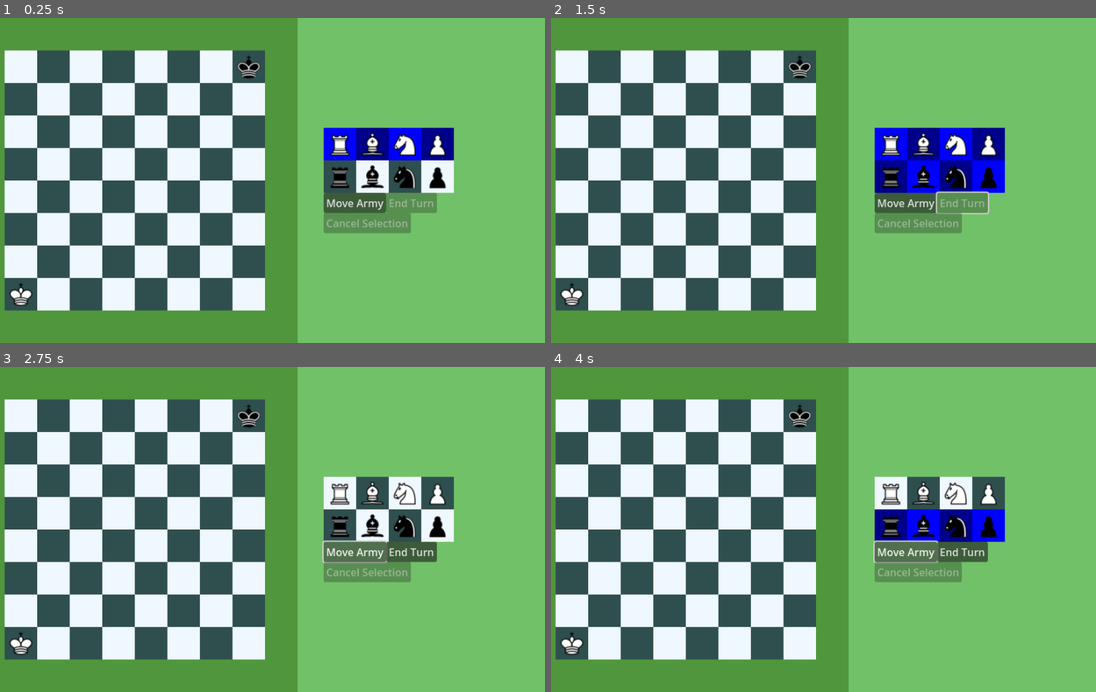
Above: before the commit, frames 1-4 (two rows, left to right).
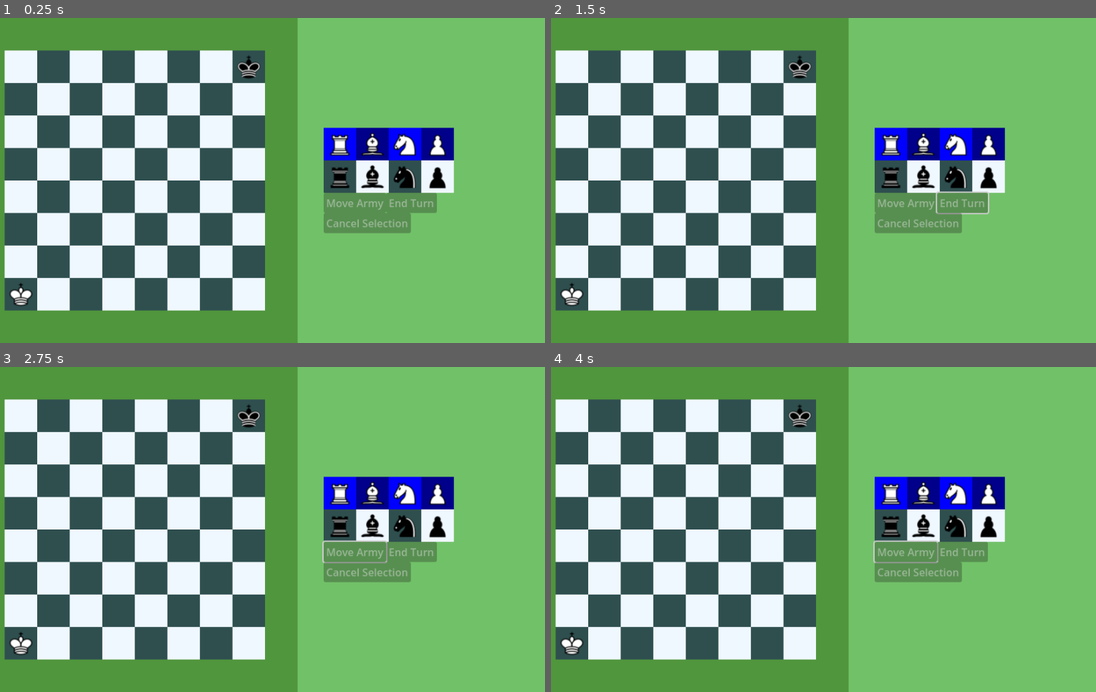
Above: after the commit, the same moments.

Repository: holerton/not-chess
Game: Godot game, scene res://scenes/gui.tscn
Same seed, same stepped clock (60 frames per second), same inputs: the game is played once before the commit and once after it.
Inputs (mouse positions are in pixels of both pictures, inside the frame that each line leads up to):
- Up to frame 1 (0.25 s): no input
- Up to frame 2 (1.5 s): click (905, 203) at 0.5 s, where only the run before the commit has a clickable "Move Army"; click (965, 203) at 1.25 s, where only the run before the commit has a clickable "End Turn"
- Up to frame 3 (2.75 s): click (354, 552) at 2 s, where only the run before the commit has a clickable "Move Army"
- Up to frame 4 (4 s): click (965, 552) at 2.75 s, where only the run before the commit has a clickable "End Turn"; click (905, 552) at 3.5 s, where only the run before the commit has a clickable "Move Army"

The runs differ from the first frame. In frame 1, 0.7% of the frame differs, in the area x 59-71%, y 53-60%; in frame 2, 2.5%; in frame 3, 3.1%; in frame 4, 5.0%, in the area x 59-84%, y 33-60%.

Commit message:
Fixes
- King capture rule\n- Moved button control to Game.gd\n- Can now cancel selection of a piece\n- Button bugs fixed

Diff:
--- a/scripts/Game.gd
+++ b/scripts/Game.gd
@@ -5,16 +5,15 @@
 signal start_turn
 signal move_army(moved_piece)
 
-var black: bool = false
 var army_to_move = []
 var active_chessboard_squares = []
 var attacked_chessboard_squares = []
 
 func _ready():
-	players = [Player.new("white"), Player.new("black")]
+	players = [Player.new("black"), Player.new("white")]
 	var kings = $ChessboardRect/Chessboard.basic_setup()
-	players[0].spawn_piece(kings[0])
-	players[1].spawn_piece(kings[1])
+	players[0].spawn_piece(kings[1])
+	players[1].spawn_piece(kings[0])
 	$LeftRect/PieceSpawner.basic_setup()
 	start_turn.emit()
 
@@ -23,6 +22,9 @@
 
 func get_chosen_piece():
 	return chosen_piece
+
+func swap_players():
+	self.players = [players[1], players[0]]
 
 func _process(delta):
 	pass
@@ -37,6 +39,13 @@
 	$ChessboardRect/Chessboard.flip_squares(active_chessboard_squares)
 
 func _on_chessboard_existing_piece_selected(piece):
+	if piece.name == "King":
+		piece.get_damage(1)
+		players[1].destroy_if_dead(piece)
+		$ChessboardRect/Chessboard.clear_square(piece)
+		$ChessboardRect/Chessboard.traverse(chosen_piece, piece.Position)
+		_on_end_turn()
+		return
 	clear_selection()
 	if chosen_piece != piece:
 		set_chosen_piece(piece)
@@ -59,26 +68,31 @@
 		flip_selection()
 
 func _on_start_turn():
+	$LeftRect/PieceSpawner.disable_end_button()
+	$LeftRect/PieceSpawner.disable_selection_button()
+	swap_players()
 	if players[0].is_alive() and players[1].is_alive():
-		var current_player = players[int(black)]
-		var pieces = current_player.get_possible_pieces()
-		$LeftRect/PieceSpawner.flip_squares(pieces, current_player.color)
+		var pieces = players[0].get_possible_pieces()
+		if players[0].has_army():
+			$LeftRect/PieceSpawner.enable_move_button()
+		$LeftRect/PieceSpawner.flip_squares(pieces, players[0].color)
 	else:
+		$LeftRect/PieceSpawner.disable_move_button()
 		var message = "The winner is white" if players[0].is_alive() else "The winner is black"
 		$AcceptDialog.dialog_text = message
 		$AcceptDialog.show()
 
 
 func _on_chessboard_piece_added():
-	var current_player = players[int(black)]
 	clear_selection()
-	current_player.spawn_piece(chosen_piece)
+	$LeftRect/PieceSpawner.disable_selection_button()
+	$LeftRect/PieceSpawner.enable_end_button()
+	players[0].spawn_piece(chosen_piece)
 	if chosen_piece.name == "Pawn":
-		black = not black
 		set_chosen_piece(null)
-		start_turn.emit()
+		_on_end_turn()
 	else:
-		army_to_move = current_player.get_army().duplicate(true)
+		army_to_move = players[0].get_army().duplicate(true)
 		move_army.emit(chosen_piece)
 
 func _on_move_army(moved_piece):
@@ -86,8 +100,7 @@
 	set_chosen_piece(null)
 	army_to_move.erase(moved_piece)
 	if len(army_to_move) == 0:
-		black = not black
-		start_turn.emit()
+		_on_end_turn()
 	else:
 		for piece in army_to_move:
 			active_chessboard_squares.append(piece.Position)
@@ -97,16 +110,14 @@
 func _on_chessboard_piece_attacked(other):
 	clear_selection()
 	chosen_piece.attack(other)
-	var current_player = players[int(black)]
-	var other_player = players[int(not black)]
-	if other_player.destroy_if_dead(other):
+	if players[1].destroy_if_dead(other):
 		$ChessboardRect/Chessboard.clear_square(other)
-		if not other_player.is_alive():
-			clear_selection()
-			set_chosen_piece(null)
-			start_turn.emit()
-			return
-	if current_player.destroy_if_dead(chosen_piece):
+		#if not players[1].is_alive():
+			#clear_selection()
+			#set_chosen_piece(null)
+			#_on_end_turn()
+			#return
+	if players[0].destroy_if_dead(chosen_piece):
 		$ChessboardRect/Chessboard.clear_square(chosen_piece)
 		army_to_move.erase(chosen_piece)
 		move_army.emit(null)
@@ -114,24 +125,29 @@
 		move_army.emit(chosen_piece)
 
 func _on_piece_spawner_final_selection(new_piece):
-	var current_player = players[int(black)]
-	var pieces = current_player.get_possible_pieces()
-	$LeftRect/PieceSpawner.flip_squares(pieces, current_player.color)
+	$LeftRect/PieceSpawner.disable_move_button()
+	$LeftRect/PieceSpawner.enable_selection_button()
+	var pieces = players[0].get_possible_pieces()
+	$LeftRect/PieceSpawner.flip_squares(pieces, players[0].color)
 	if new_piece != null:
 		set_chosen_piece(new_piece)
-		active_chessboard_squares = current_player.get_accessible(true if chosen_piece.name != "Pawn" else false)
+		active_chessboard_squares = players[0].get_accessible(true if chosen_piece.name != "Pawn" else false)
 		$ChessboardRect/Chessboard.flip_squares(active_chessboard_squares)
 	else:
-		army_to_move = current_player.get_army().duplicate(true)
+		$LeftRect/PieceSpawner.enable_end_button()
+		army_to_move = players[0].get_army().duplicate(true)
 		move_army.emit(null)
 
 func _on_end_turn():
 	clear_selection()
 	set_chosen_piece(null)
 	army_to_move = []
-	black = not black
 	start_turn.emit()
 
 func cancel_selection():
-	$LeftRect/PieceSpawner.disable_selection_button()
-	move_army.emit(null)
+	if chosen_piece in players[0].army:
+		$LeftRect/PieceSpawner.disable_selection_button()
+		move_army.emit(null)
+	else:
+		swap_players()
+		_on_end_turn()
--- a/scripts/PiecesSpawner.gd
+++ b/scripts/PiecesSpawner.gd
@@ -16,25 +16,27 @@
 			if square.is_active:
 				var new_piece = square.get_child(1).duplicate()
 				new_piece.piece_name = square.get_child(1).piece_name
-				button.disabled = true
 				final_selection.emit(new_piece)
 				)
 	button = Button.new()
+	button.text = "Move Army"
 	button.pressed.connect(self._button_pressed)
+	button.disabled = true
 	add_child(button)
 
 	end_turn_button = Button.new()
 	end_turn_button.text = "End Turn"
 	end_turn_button.pressed.connect(get_node('../..')._on_end_turn)
+	end_turn_button.disabled = true
 	add_child(end_turn_button)
 
 	cancel_selection_button = Button.new()
 	cancel_selection_button.pressed.connect(get_node('../..').cancel_selection)
 	cancel_selection_button.set_text("Cancel Selection")
+	cancel_selection_button.disabled = true
 	add_child(cancel_selection_button)
 
 func _button_pressed():
-	button.disabled = true
 	final_selection.emit(null)
 
 func basic_setup():
@@ -60,21 +62,20 @@
 func _process(delta):
 	pass
 
-func _on_gui_start_turn():
-	button.text = "Move Army"
-	button.disabled = false
-	end_turn_button.disabled = true
-	disable_selection_button()
-
-
-func _on_final_selection(piece):
-	end_turn_button.disabled = false
-
 func enable_selection_button():
 	cancel_selection_button.disabled = false
 
 func disable_selection_button():
 	cancel_selection_button.disabled = true
 
+func enable_end_button():
+	end_turn_button.disabled = false
+
 func disable_end_button():
 	end_turn_button.disabled = true
+
+func disable_move_button():
+	button.disabled = true
+
+func enable_move_button():
+	button.disabled = false
--- a/scripts/Player.gd
+++ b/scripts/Player.gd
@@ -83,6 +83,9 @@
 func _ready():
 	pass # Replace with function body.
 
+func has_army():
+	return len(army) > 0
+
 func is_alive():
 	return king != null
 
